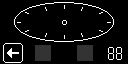
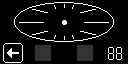
Layer changes from the first (128, 64) image to the second:
painted on "analog clock" over (17, 4, 111, 40)
showed "time" over (17, 21, 111, 37)
